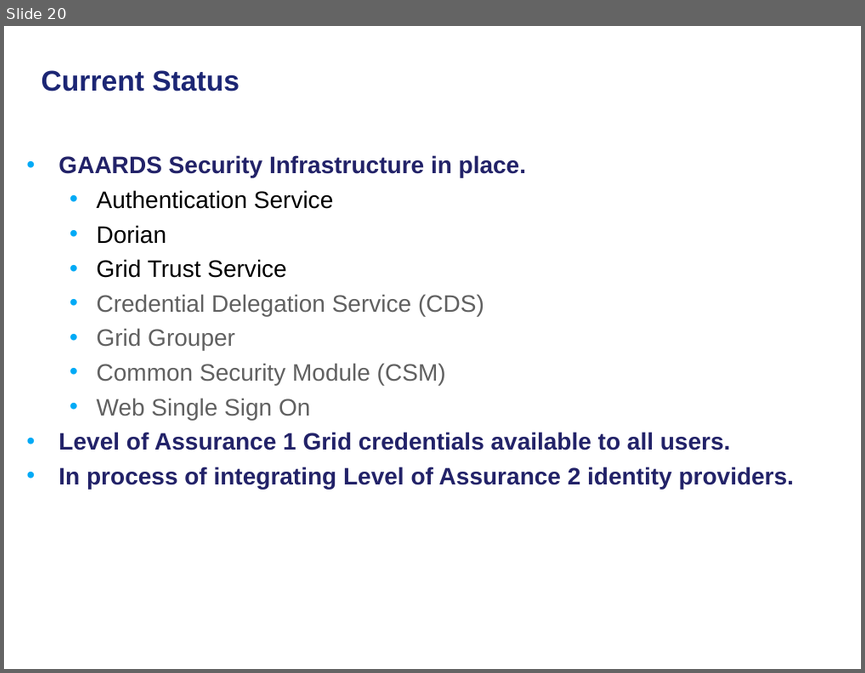
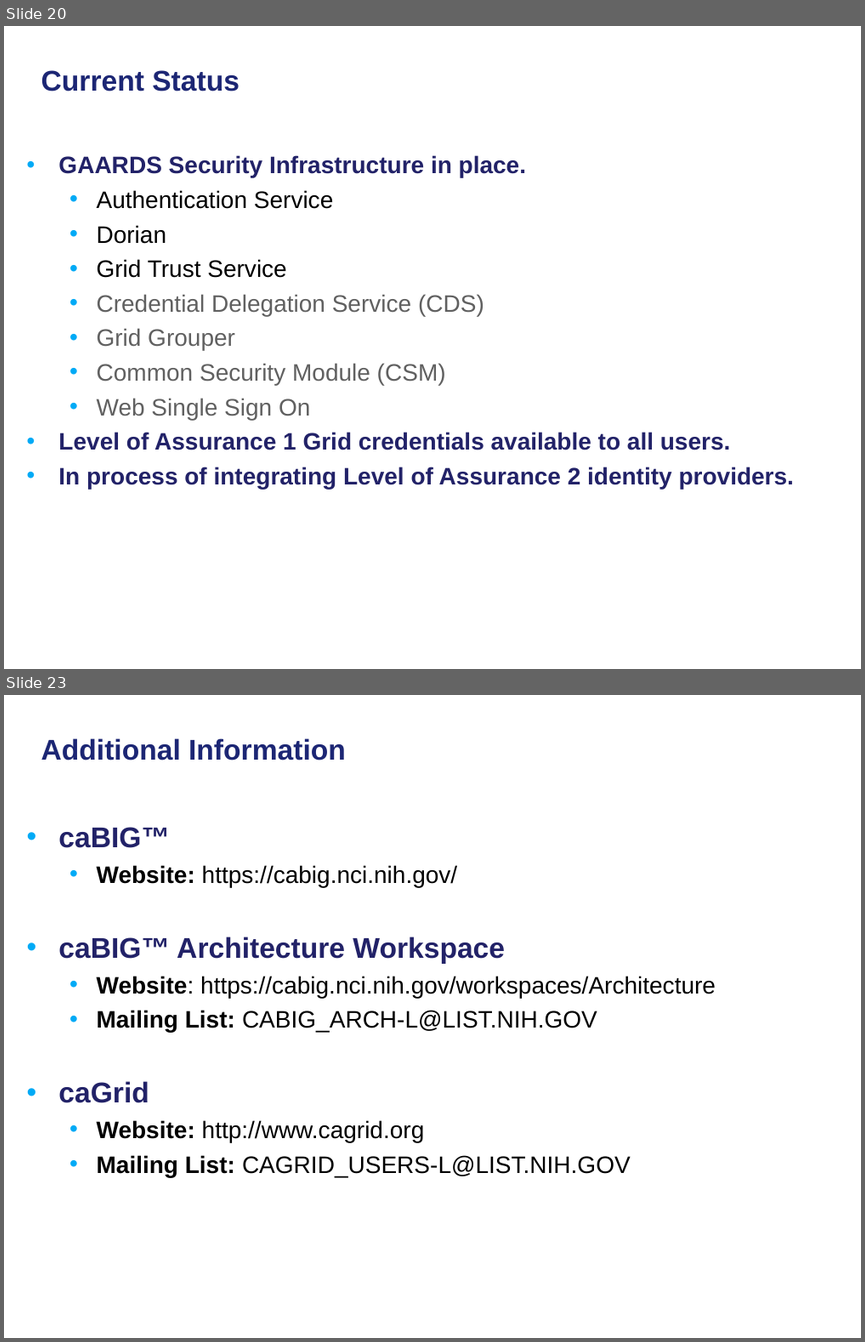
Before and after one commit to NCIP/cagrid-docs, a slide deck: presentations/security/caBIG-security-challenges-healthgrid-2008.ppt. Shown one above the other, each under a label of ours: slide 20 before the commit, slides 20 and 23 after it; the slides between them are not shown. The pictures are 865x673 and 865x1342 pixels, drawn with LibreOffice and Linux fonts; fonts in the diff are those of the drawing; background and template pictures are left out. Boxes give left, top, right and bottom in pixels: in the first picture for what was removed or moved away, otherwise in the second. Text is boxed around its words. In the diff, an @@ line names an element or a change of style, - is before the commit and + after.

```diff
--- a/presentations/security/caBIG-security-challenges-healthgrid-2008.ppt
+++ b/presentations/security/caBIG-security-challenges-healthgrid-2008.ppt
@@ slide 23 added at [4, 695, 861, 1338], background picture (left out) @@
@@ title added at [41, 738, 346, 760], 24 pt, text #1C2674, bold @@
+Additional Information
@@ text added at [58, 827, 715, 1177], 20 pt, text #000000 @@
+• caBIG™
+  • Website: https://cabig.nci.nih.gov/
+• caBIG™ Architecture Workspace
+  • Website: https://cabig.nci.nih.gov/workspaces/Architecture
+  • Mailing List: CABIG_ARCH-L@LIST.NIH.GOV
+• caGrid
+  • Website: http://www.cagrid.org
+  • Mailing List: CAGRID_USERS-L@LIST.NIH.GOV
```
Also in this commit, not shown: 4 slides changed, 2 other slides added, 4 slides removed.
